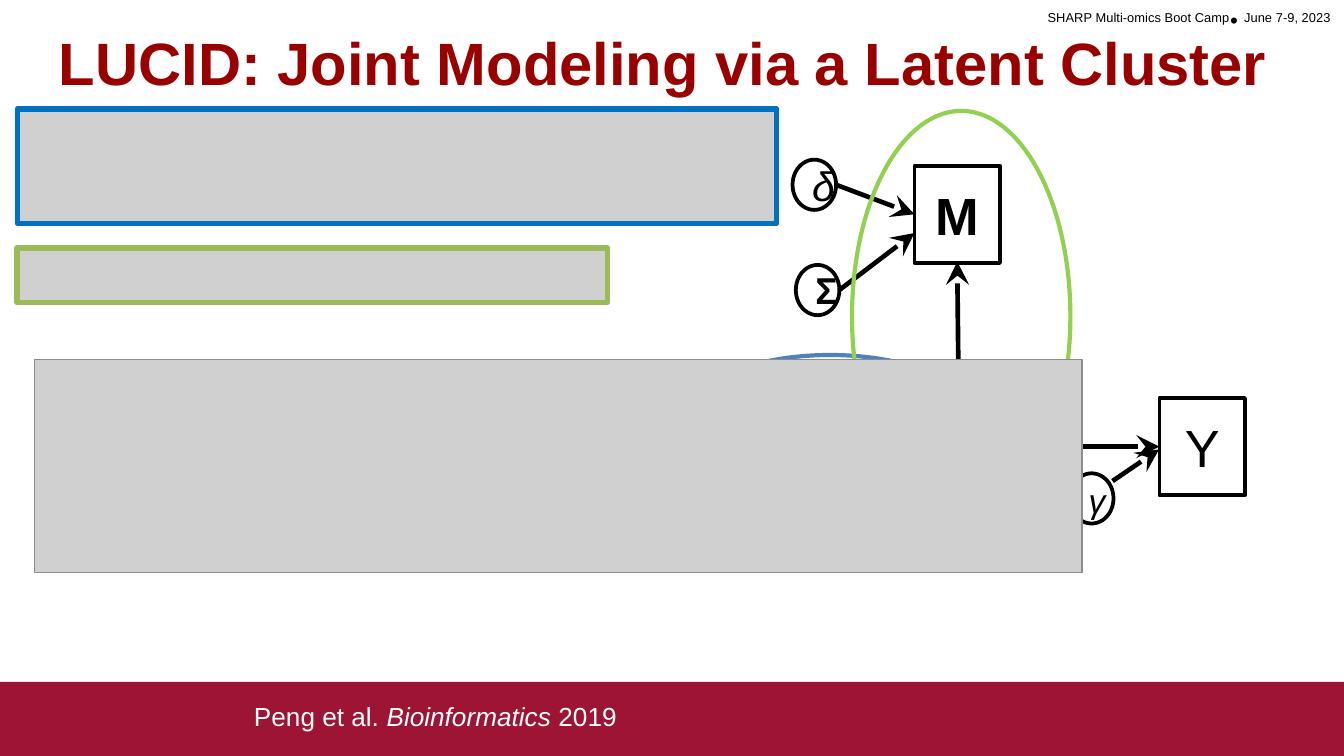
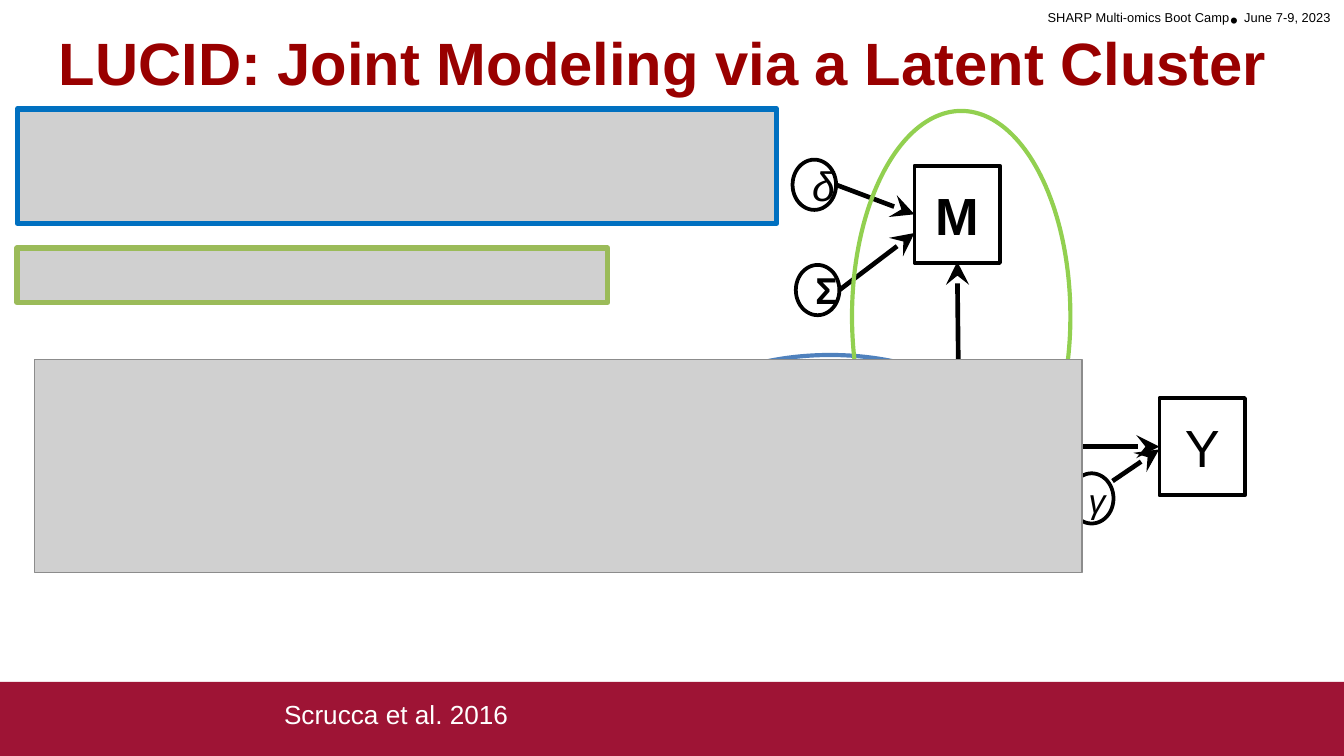
Before and after one commit to ContiLab-usc/SHARP_Multiomics_Course, a slide deck: slide 14 of Lectures/Session 13 Material/S13.MediationLecture2.pptx. Drawn at 1344x756 pixels with LibreOffice and Linux fonts; fonts in the diff are those of the drawing; grey boxes stand for pictures; background and template pictures are left out. Boxes give left, top, right and bottom in pixels: in the first picture for what was removed or moved away, otherwise in the second. Text is boxed around its words. In the diff, an @@ line names an element or a change of style, - is before the commit and + after.

```diff
--- a/Lectures/Session 13 Material/S13.MediationLecture2.pptx
+++ b/Lectures/Session 13 Material/S13.MediationLecture2.pptx
@@ text at box(284, 705, 508, 725): text changed; italic off @@
-Peng et al. Bioinformatics 2019
+Scrucca et al. 2016
```
Also in this commit, not shown: 2 other slides changed, 36 other files.
